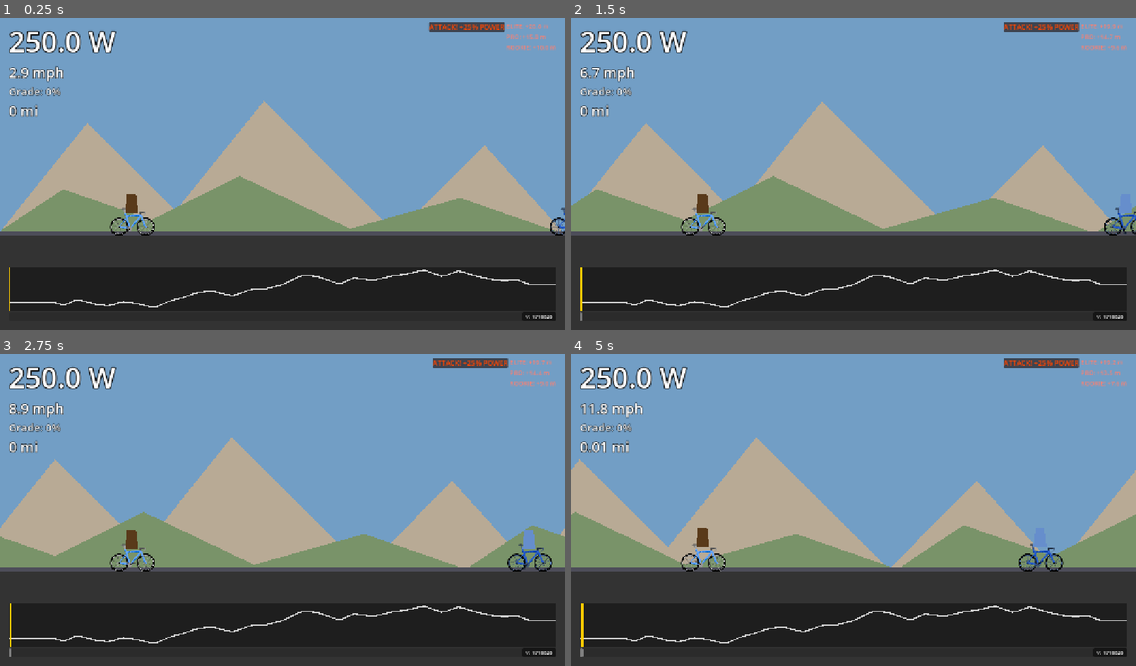
Above: before the commit, frames 1-4 (two rows, left to right).
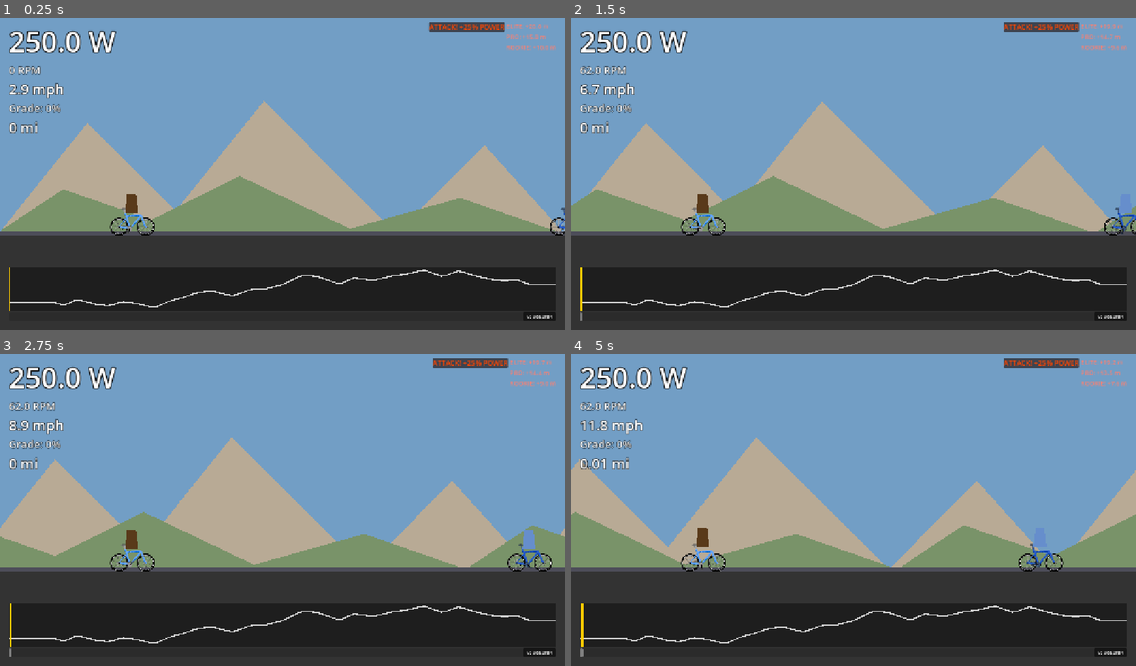
Above: after the commit, the same moments.

Repository: alexkibler/spokes-godot
Game: Godot game, scene res://src/scenes/GameScene.tscn
Two runs of this game, one before a commit and one after it. Both use one fixed random seed, a clock stepped at 60 frames per second and the inputs below. This scene is started directly instead of the project's main scene.
Inputs (mouse positions are in pixels of both pictures, inside the frame that each line leads up to):
- Up to frame 1 (0.25 s): no input
- Up to frame 2 (1.5 s): tap Enter at 0.5 s; move the mouse to (977, 155) at 0.52 s; hold Shift 0.53-1.25 s; click (977, 155) at 0.67 s; drag from (740, 186) to (825, 236) at 1.27 s
- Up to frame 3 (2.75 s): move the mouse to (339, 438) at 2.02 s; tap Ctrl at 2.1 s; click (339, 438) at 2.17 s
- Up to frame 4 (5 s): drag from (825, 572) to (684, 460) at 2.77 s; move the mouse to (1023, 553) at 3.52 s; hold Shift 3.53-4.25 s; click (1023, 553) at 3.67 s; drag from (684, 460) to (768, 428) at 4.27 s

The runs differ from the first frame. In frame 1, 1.0% of the frame differs, in the area x 1-100%, y 15-97%; in frame 2, 1.0%; in frame 3, 1.1%; in frame 4, 1.3%, in the area x 1-98%, y 15-97%.

Commit message:
Enhance cyclist animation: modular parts, independent rider bobbing, and cadence-based crank rotation

Diff:
--- a/src/autoloads/BuildInfo.gd
+++ b/src/autoloads/BuildInfo.gd
@@ -3,46 +3,46 @@
 # This file is automatically updated by the CI/CD pipeline.
 # DO NOT EDIT MANUALLY.
 
-const COMMIT_HASH: String = "17166263574b3dd8d22979cb2a7fe7cefe2d379b"
+const COMMIT_HASH: String = "3652f84ef71b441febdb91273b5f8a549c09ee48"
 
 func _ready() -> void:
-	if OS.has_feature("web"):
-		JavaScriptBridge.eval("console.log('Spokes: BuildInfo initializing [Hash: " + COMMIT_HASH.left(7) + "]')")
-	_add_version_watermark.call_deferred()
+    if OS.has_feature("web"):
+        JavaScriptBridge.eval("console.log('Spokes: BuildInfo initializing [Hash: " + COMMIT_HASH.left(7) + "]')")
+    _add_version_watermark.call_deferred()
 
 func _add_version_watermark() -> void:
-	var layer = CanvasLayer.new()
-	layer.layer = 128
-	add_child(layer)
+    var layer = CanvasLayer.new()
+    layer.layer = 128
+    add_child(layer)
 
-	# MarginContainer handles the anchoring properly
-	var margin = MarginContainer.new()
-	margin.set_anchors_preset(Control.PRESET_BOTTOM_RIGHT)
-	margin.grow_horizontal = Control.GROW_DIRECTION_BEGIN
-	margin.grow_vertical = Control.GROW_DIRECTION_BEGIN
-	margin.add_theme_constant_override("margin_right", 20)
-	margin.add_theme_constant_override("margin_bottom", 20)
-	margin.mouse_filter = Control.MOUSE_FILTER_IGNORE
-	layer.add_child(margin)
+    # MarginContainer handles the anchoring properly
+    var margin = MarginContainer.new()
+    margin.set_anchors_preset(Control.PRESET_BOTTOM_RIGHT)
+    margin.grow_horizontal = Control.GROW_DIRECTION_BEGIN
+    margin.grow_vertical = Control.GROW_DIRECTION_BEGIN
+    margin.add_theme_constant_override("margin_right", 20)
+    margin.add_theme_constant_override("margin_bottom", 20)
+    margin.mouse_filter = Control.MOUSE_FILTER_IGNORE
+    layer.add_child(margin)
 
-	var panel = PanelContainer.new()
-	panel.mouse_filter = Control.MOUSE_FILTER_IGNORE
-	margin.add_child(panel)
+    var panel = PanelContainer.new()
+    panel.mouse_filter = Control.MOUSE_FILTER_IGNORE
+    margin.add_child(panel)
 
-	var style = StyleBoxFlat.new()
-	style.bg_color = Color(0, 0, 0, 0.5)
-	style.set_corner_radius_all(5)
-	style.content_margin_left = 8
-	style.content_margin_right = 8
-	style.content_margin_top = 2
-	style.content_margin_bottom = 2
-	panel.add_theme_stylebox_override("panel", style)
+    var style = StyleBoxFlat.new()
+    style.bg_color = Color(0, 0, 0, 0.5)
+    style.set_corner_radius_all(5)
+    style.content_margin_left = 8
+    style.content_margin_right = 8
+    style.content_margin_top = 2
+    style.content_margin_bottom = 2
+    panel.add_theme_stylebox_override("panel", style)
 
-	var label = Label.new()
-	label.text = "v: " + COMMIT_HASH.left(7)
-	label.add_theme_font_size_override("font_size", 12)
-	label.add_theme_color_override("font_color", Color.WHITE)
-	panel.add_child(label)
+    var label = Label.new()
+    label.text = "v: " + COMMIT_HASH.left(7)
+    label.add_theme_font_size_override("font_size", 12)
+    label.add_theme_color_override("font_color", Color.WHITE)
+    panel.add_child(label)
 
-	if OS.has_feature("web"):
-		JavaScriptBridge.eval("console.log('Spokes: Version pill added to bottom-right via MarginContainer')")
+    if OS.has_feature("web"):
+        JavaScriptBridge.eval("console.log('Spokes: Version pill added to bottom-right via MarginContainer')")
--- a/src/autoloads/TrainerService.gd
+++ b/src/autoloads/TrainerService.gd
@@ -6,6 +6,7 @@
 
 var is_connected_to_device: bool = false
 var is_mock_mode: bool = true
+var mock_cadence: float = 90.0
 
 var mock_timer: Timer
 var _js_data_callback = null
@@ -13,26 +14,26 @@
 var _js_disconnected_callback = null
 
 func _ready() -> void:
-    mock_timer = Timer.new()
-    mock_timer.wait_time = 1.0 # 1 second tick like FTMS
-    mock_timer.timeout.connect(_on_mock_tick)
-    add_child(mock_timer)
-
-    if OS.has_feature("web"):
-        _setup_js_bridge()
+	mock_timer = Timer.new()
+	mock_timer.wait_time = 1.0 # 1 second tick like FTMS
+	mock_timer.timeout.connect(_on_mock_tick)
+	add_child(mock_timer)
+
+	if OS.has_feature("web"):
+		_setup_js_bridge()
 
 func _setup_js_bridge() -> void:
-    _js_data_callback = JavaScriptBridge.create_callback(_on_js_data)
-    _js_connected_callback = JavaScriptBridge.create_callback(_on_js_connected)
-    _js_disconnected_callback = JavaScriptBridge.create_callback(_on_js_disconnected)
-
-    var window = JavaScriptBridge.get_interface("window")
-    if window:
-        window.godot_ftms_callback = _js_data_callback
-        window.godot_ftms_connected_callback = _js_connected_callback
-        window.godot_ftms_disconnected_callback = _js_disconnected_callback
-
-    var js_code = """
+	_js_data_callback = JavaScriptBridge.create_callback(_on_js_data)
+	_js_connected_callback = JavaScriptBridge.create_callback(_on_js_connected)
+	_js_disconnected_callback = JavaScriptBridge.create_callback(_on_js_disconnected)
+
+	var window = JavaScriptBridge.get_interface("window")
+	if window:
+		window.godot_ftms_callback = _js_data_callback
+		window.godot_ftms_connected_callback = _js_connected_callback
+		window.godot_ftms_disconnected_callback = _js_disconnected_callback
+
+	var js_code = """
 window.connectFTMS = async function() {
     if (!navigator.bluetooth) {
         console.error("Web Bluetooth is not supported in this browser.");
@@ -145,57 +146,57 @@
     }
 };
 """
-    JavaScriptBridge.eval(js_code)
+	JavaScriptBridge.eval(js_code)
 
 func _on_js_data(args: Array) -> void:
-    if args.size() >= 3:
-        var data = {
-            "power": float(args[0]),
-            "cadence": float(args[1]),
-            "speed_kmh": float(args[2])
-        }
-        data_received.emit(data)
+	if args.size() >= 3:
+		var data = {
+			"power": float(args[0]),
+			"cadence": float(args[1]),
+			"speed_kmh": float(args[2])
+		}
+		data_received.emit(data)
 
 func _on_js_connected(_args: Array) -> void:
-    is_connected_to_device = true
-    is_mock_mode = false
-    mock_timer.stop()
-    connected.emit()
+	is_connected_to_device = true
+	is_mock_mode = false
+	mock_timer.stop()
+	connected.emit()
 
 func _on_js_disconnected(_args: Array) -> void:
-    is_connected_to_device = false
-    disconnected.emit()
+	is_connected_to_device = false
+	disconnected.emit()
 
 func request_bluetooth_if_needed() -> void:
-    if OS.has_feature("web") and not is_connected_to_device:
-        is_mock_mode = false # Explicitly disable mock mode
-        mock_timer.stop()
-        JavaScriptBridge.eval("window.connectFTMS();")
+	if OS.has_feature("web") and not is_connected_to_device:
+		is_mock_mode = false # Explicitly disable mock mode
+		mock_timer.stop()
+		JavaScriptBridge.eval("window.connectFTMS();")
 
 func connect_trainer() -> void:
-    if is_mock_mode:
-        is_connected_to_device = true
-        mock_timer.start()
-        connected.emit()
-
+	if is_mock_mode:
+		is_connected_to_device = true
+		mock_cadence = float(randi_range(60, 110))
+		mock_timer.start()
+		connected.emit()
 func disconnect_trainer() -> void:
-    is_connected_to_device = false
-    mock_timer.stop()
-    disconnected.emit()
+	is_connected_to_device = false
+	mock_timer.stop()
+	disconnected.emit()
 
 func set_simulation_params(grade: float, crr: float, cwa: float) -> void:
-    if OS.has_feature("web") and not is_mock_mode and is_connected_to_device:
-        var js_call = "window.setFTMSGrade(" + str(grade) + ", " + str(crr) + ", " + str(cwa) + ");"
-        JavaScriptBridge.eval(js_call)
+	if OS.has_feature("web") and not is_mock_mode and is_connected_to_device:
+		var js_call = "window.setFTMSGrade(" + str(grade) + ", " + str(crr) + ", " + str(cwa) + ");"
+		JavaScriptBridge.eval(js_call)
 
 func _on_mock_tick() -> void:
-    if not is_connected_to_device or not is_mock_mode:
-        mock_timer.stop() # Safety: stop if we shouldn't be running
-        return
-
-    var data = {
-        "power": 200.0,
-        "cadence": 90.0,
-        "speed_kmh": 30.0
-    }
-    data_received.emit(data)
+	if not is_connected_to_device or not is_mock_mode:
+		mock_timer.stop() # Safety: stop if we shouldn't be running
+		return
+
+	var data = {
+		"power": 200.0,
+		"cadence": mock_cadence,
+		"speed_kmh": 30.0
+	}
+	data_received.emit(data)
--- a/src/scenes/CyclistVisuals.tscn
+++ b/src/scenes/CyclistVisuals.tscn
@@ -1,13 +1,35 @@
-[gd_scene load_steps=2 format=3]
+[gd_scene load_steps=5 format=3]
 
-[ext_resource type="Texture2D" uid="uid://c_bike_rider" path="res://assets/Bike_Rider_Sheet.png" id="1_sprite"]
+[ext_resource type="Texture2D" path="res://assets/Bike_0_Wheels.png" id="1_wheels"]
+[ext_resource type="Texture2D" path="res://assets/Bike_1_Chain.png" id="2_chain"]
+[ext_resource type="Texture2D" path="res://assets/Bike_2_Frame.png" id="3_frame"]
+[ext_resource type="Texture2D" path="res://assets/Bike_3_Crank.png" id="4_crank"]
+[ext_resource type="Texture2D" path="res://assets/Bike_Rider_Sheet.png" id="5_rider"]
 
 [node name="CyclistVisuals" type="Node2D"]
 
-[node name="Sprite2D" type="Sprite2D" parent="."]
+[node name="Wheels" type="Sprite2D" parent="."]
 position = Vector2(0, -45)
 scale = Vector2(0.8, 0.8)
-texture = ExtResource("1_sprite")
+texture = ExtResource("1_wheels")
+hframes = 12
+
+[node name="Chain" type="Sprite2D" parent="."]
+position = Vector2(0, -45)
+scale = Vector2(0.8, 0.8)
+texture = ExtResource("2_chain")
+hframes = 12
+
+[node name="Frame" type="Sprite2D" parent="."]
+position = Vector2(0, -45)
+scale = Vector2(0.8, 0.8)
+texture = ExtResource("3_frame")
+hframes = 12
+
+[node name="Crank" type="Sprite2D" parent="."]
+position = Vector2(0, -45)
+scale = Vector2(0.8, 0.8)
+texture = ExtResource("4_crank")
 hframes = 12
 
 [node name="Rider" type="Polygon2D" parent="."]
--- a/src/scenes/GameScene.gd
+++ b/src/scenes/GameScene.gd
@@ -25,6 +25,8 @@
 var current_surface: String = "asphalt"
 var player_draft_factor: float = 0.0
 var travel_direction: float = 1.0 # 1.0 for L->R, -1.0 for R->L
+var cadence: float = 90.0
+var crank_rotation: float = 0.0
 
 var ghosts: Array = [] # List of Dictionaries { "distance_m", "velocity_ms", "power_w", "node" }
 var ghost_scene = preload("res://src/scenes/CyclistVisuals.tscn")
@@ -114,6 +116,8 @@
 	TrainerService.data_received.connect(_on_trainer_data)
 	TrainerService.connect_trainer()
 
+	cadence = TrainerService.mock_cadence if TrainerService.is_mock_mode else 0.0
+
 	# Setup UI
 	progress_bar.max_value = course.get("totalDistanceM", 1000.0)
 	progress_bar.value = 0.0
@@ -125,6 +129,8 @@
 	_spawn_ghosts()
 
 	RunManager.item_discovered.connect(_on_item_discovered)
+
+	cadence = TrainerService.mock_cadence if TrainerService.is_mock_mode else 0.0
 
 	# Dev-only speed control
 	var hostname = JavaScriptBridge.eval("window.location.hostname")
@@ -157,11 +163,23 @@
 		environment.add_child(g_node)
 
 		# Style the ghost
-		var sprite = g_node.get_node("Sprite2D")
-		var rider = g_node.get_node("Rider")
 		var color = Color.from_hsv(0.6 + i * 0.1, 0.5, 0.8)
-		sprite.modulate = color
-		rider.color = color
+		if g_node.has_node("Frame"):
+			g_node.get_node("Frame").modulate = color
+		if g_node.has_node("Crank"):
+			g_node.get_node("Crank").modulate = color
+		if g_node.has_node("Rider"):
+			var rider = g_node.get_node("Rider")
+			if rider is Sprite2D:
+				rider.modulate = color
+			else:
+				rider.color = color
+		if g_node.has_node("RiderPoly"):
+			g_node.get_node("RiderPoly").color = color
+
+		# Legacy support for old single-sprite
+		if g_node.has_node("Sprite2D"):
+			g_node.get_node("Sprite2D").modulate = color
 
 		var ghost_state = {
 			"label": labels[i],
@@ -169,7 +187,8 @@
 			"velocity_ms": 0.0,
 			"power_w": base_power * offsets[i],
 			"node": g_node,
-			"wheel_rotation": 0.0
+			"wheel_rotation": 0.0,
+			"crank_rotation": 0.0
 		}
 		ghosts.append(ghost_state)
 
@@ -428,7 +447,8 @@
 
 	# Animate Player
 	wheel_rotation += velocity_ms * delta * 10.0
-	_animate_cyclist(player_cyclist, wheel_rotation, velocity_ms)
+	crank_rotation += (cadence / 60.0) * 2.0 * PI * delta
+	_animate_cyclist(player_cyclist, wheel_rotation, velocity_ms, crank_rotation)
 
 	# Position and Rotate Player on road (Pivot at player distance)
 	var p_grade = CourseProfile.get_grade_at_distance(course, distance_m)
@@ -450,7 +470,9 @@
 		g_node.scale.x = travel_direction
 
 		g["wheel_rotation"] += g["velocity_ms"] * delta * 10.0
-		_animate_cyclist(g_node, g["wheel_rotation"], g["velocity_ms"])
+		var g_crank_rot = g.get("crank_rotation", 0.0) + (90.0 / 60.0) * 2.0 * PI * delta
+		g["crank_rotation"] = g_crank_rot
+		_animate_cyclist(g_node, g["wheel_rotation"], g["velocity_ms"], g_crank_rot)
 
 	# Environment stays level as the ground itself is now deformed
 	environment.rotation = 0
@@ -480,25 +502,48 @@
 	# Wait for layout update to get correct ElevationContainer width
 	get_tree().process_frame.connect(_build_elevation_graph, CONNECT_ONE_SHOT)
 
-func _animate_cyclist(node: Node2D, w_rot: float, vel: float) -> void:
-	var sprite: Sprite2D = node.get_node("Sprite2D")
-	var rider: Polygon2D = node.get_node("Rider")
-
+func _animate_cyclist(node: Node2D, w_rot: float, vel: float, crank_rot: float = 0.0) -> void:
+	var frames = 12
+
+	# Frame Index for Wheels/Chain/Frame (Speed-based)
+	var wheel_idx = 0
 	if vel > 0.1:
-		# Use w_rot to determine frame (0 to 11)
-		# 2*PI radians is one full rotation
-		var frames = 12
-		var frame_idx = int(fmod(w_rot, 2.0 * PI) / (2.0 * PI) * frames)
-		if frame_idx < 0: frame_idx += frames
-		sprite.frame = frame_idx
-
-		# Bob the rider
-		var bob = sin(Time.get_ticks_msec() * 0.01) * 3.0
-		rider.position.y = -62 + bob
-	else:
-		# Stationary frame
-		sprite.frame = 0
-		rider.position.y = -62
+		wheel_idx = int(fmod(w_rot, 2.0 * PI) / (2.0 * PI) * frames)
+		if wheel_idx < 0: wheel_idx += frames
+
+	# Frame Index for Crank (Cadence-based)
+	var crank_idx = int(fmod(crank_rot, 2.0 * PI) / (2.0 * PI) * frames)
+	if crank_idx < 0: crank_idx += frames
+
+	# Update Sprites
+	for child in node.get_children():
+		if child is Sprite2D:
+			if child.name == "Crank":
+				child.frame = crank_idx
+			else:
+				child.frame = wheel_idx
+
+	# Bob ONLY the Rider (the person)
+	var bob = 0.0
+	if vel > 0.1:
+		bob = sin(Time.get_ticks_msec() * 0.01) * 3.0
+
+	# Rider could be the Sprite2D or the Polygon2D (for legacy/ghost support)
+	for node_name in ["Rider", "RiderPoly"]:
+		if node.has_node(node_name):
+			var rider = node.get_node(node_name)
+			var base_y = -45.0 if rider is Sprite2D else -62.0
+			rider.position.y = base_y + bob
+
+	# Ensure Bike parts stay stationary (at their base_y)
+	for node_name in ["Frame", "Crank", "Chain", "Wheels", "Sprite2D"]:
+		if node.has_node(node_name) and node_name != "Rider":
+			var child = node.get_node(node_name)
+			if child is Sprite2D:
+				child.position.y = -45.0
+
+
+
 func _create_speed_control() -> void:
 	var layer = CanvasLayer.new()
 	layer.layer = 10
@@ -630,9 +675,10 @@
 		raw_trainer_speed_ms = data["speed_kmh"] / 3.6
 
 	if data.has("cadence"):
+		cadence = float(data["cadence"])
 		var cadence_node = hud_power_label.get_parent().get_parent().find_child("CadenceValue", true, false)
 		if cadence_node:
-			cadence_node.text = str(round(data["cadence"])) + " RPM"
+			cadence_node.text = str(round(cadence)) + " RPM"
 
 func _input(event: InputEvent) -> void:
 	if event.is_action_pressed("ui_cancel"):
--- a/src/scenes/GameScene.tscn
+++ b/src/scenes/GameScene.tscn
@@ -88,6 +88,13 @@
 theme_override_font_sizes/font_size = 64
 text = "0 W"
 
+[node name="CadenceValue" type="Label" parent="HUD/MarginContainer/VBoxContainer/HBoxContainer/Stats"]
+layout_mode = 2
+theme_override_colors/font_outline_color = Color(0, 0, 0, 1)
+theme_override_constants/outline_size = 4
+theme_override_font_sizes/font_size = 24
+text = "0 RPM"
+
 [node name="SpeedValue" type="Label" parent="HUD/MarginContainer/VBoxContainer/HBoxContainer/Stats"]
 layout_mode = 2
 theme_override_colors/font_outline_color = Color(0, 0, 0, 1)
Binary file added: assets/Bike_0_Wheels.png
Not shown, added: assets/Bike_0_Wheels.png.import
Binary file added: assets/Bike_1_Chain.png
Not shown, added: assets/Bike_1_Chain.png.import
Binary file added: assets/Bike_2_Frame.png
Not shown, added: assets/Bike_2_Frame.png.import
Binary file added: assets/Bike_3_Crank.png
Not shown, added: assets/Bike_3_Crank.png.import
